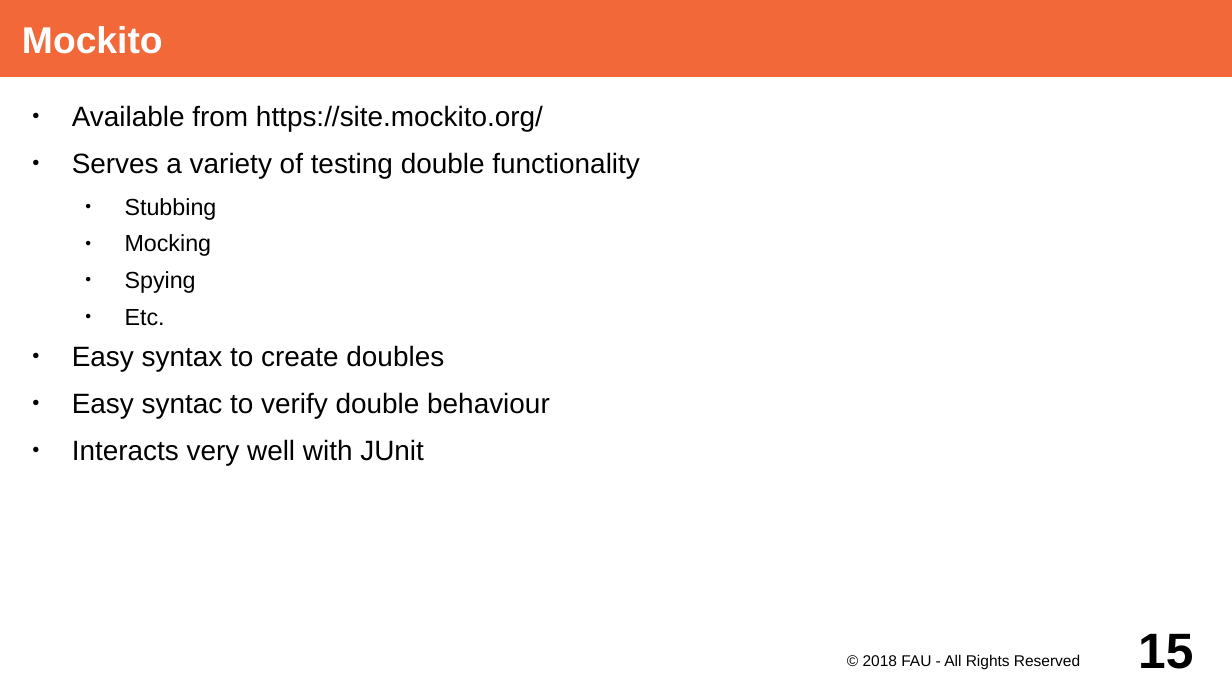
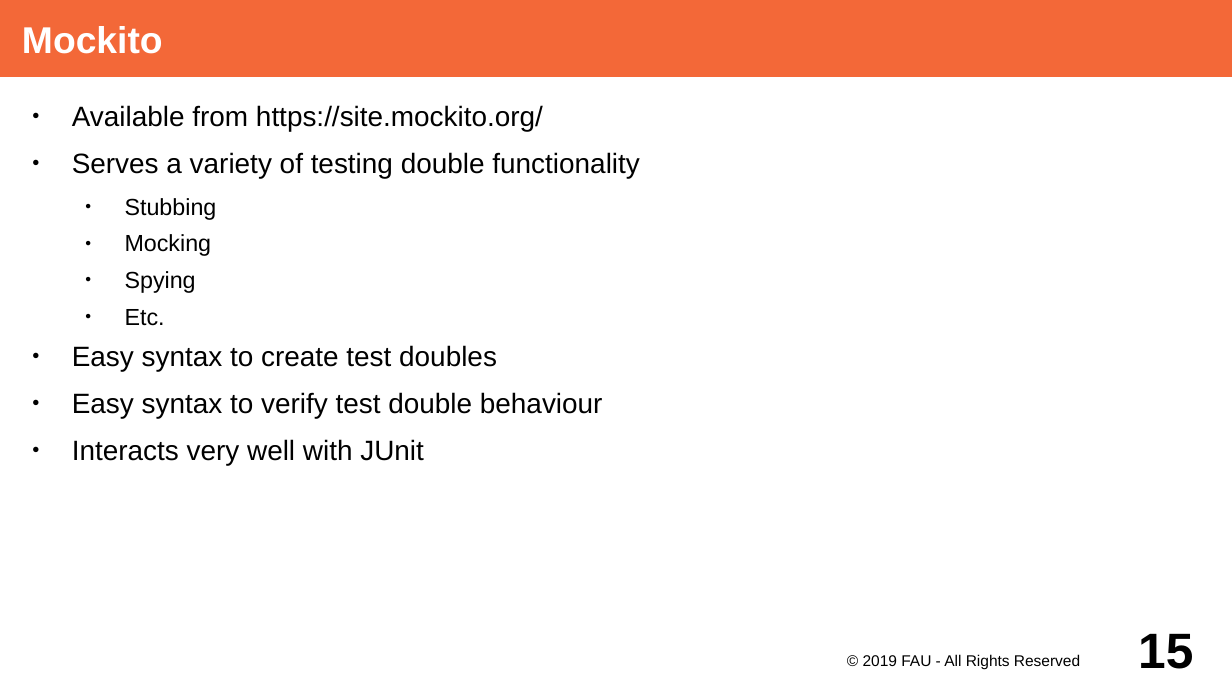
Before and after one commit to dirkriehle/adap-course, a slide deck: slide 15 of Lecture Slides/ADAP Y02- Unit Testing with JUnit.odp. Drawn at 1232x693 pixels with LibreOffice and Linux fonts; fonts in the diff are those of the drawing. Boxes give left, top, right and bottom in pixels: in the first picture for what was removed or moved away, otherwise in the second. Text is boxed around its words. In the diff, an @@ line names an element or a change of style, - is before the commit and + after.

```diff
--- a/Lecture Slides/ADAP Y02- Unit Testing with JUnit.odp
+++ b/Lecture Slides/ADAP Y02- Unit Testing with JUnit.odp
@@ text at box(72, 345, 603, 418): text changed @@
-● Easy syntax to create doubles
-● Easy syntac to verify double behaviour
+● Easy syntax to create test doubles
+● Easy syntax to verify test double behaviour
@@ text at box(863, 654, 1080, 670): text changed @@
-© 2018 FAU - All Rights Reserved
+© 2019 FAU - All Rights Reserved
```
Also in this commit, not shown: 17 other slides changed, 1 other file.
